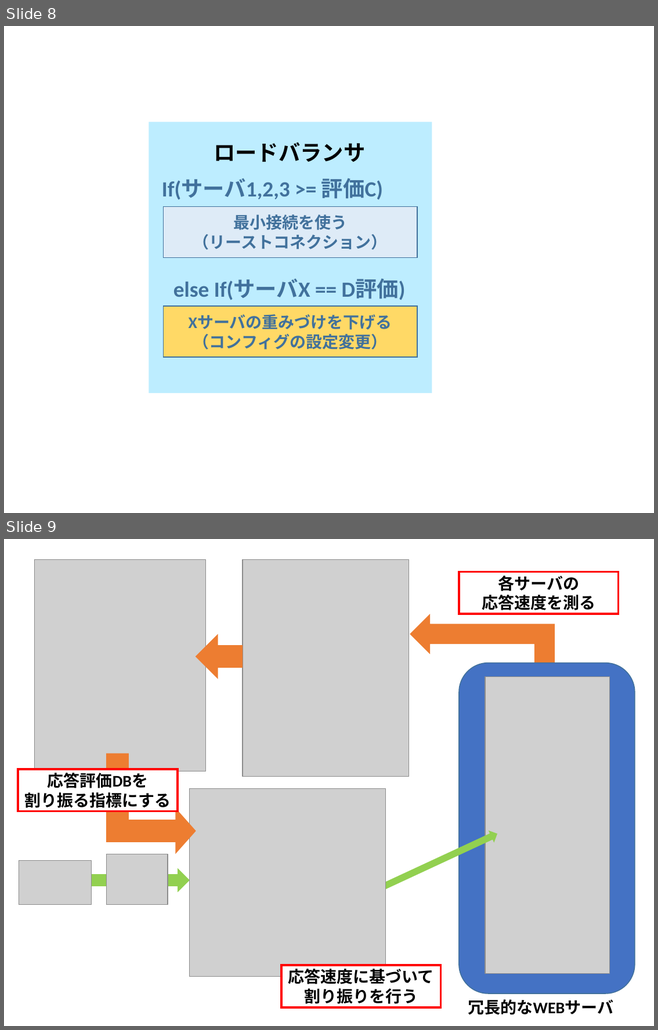
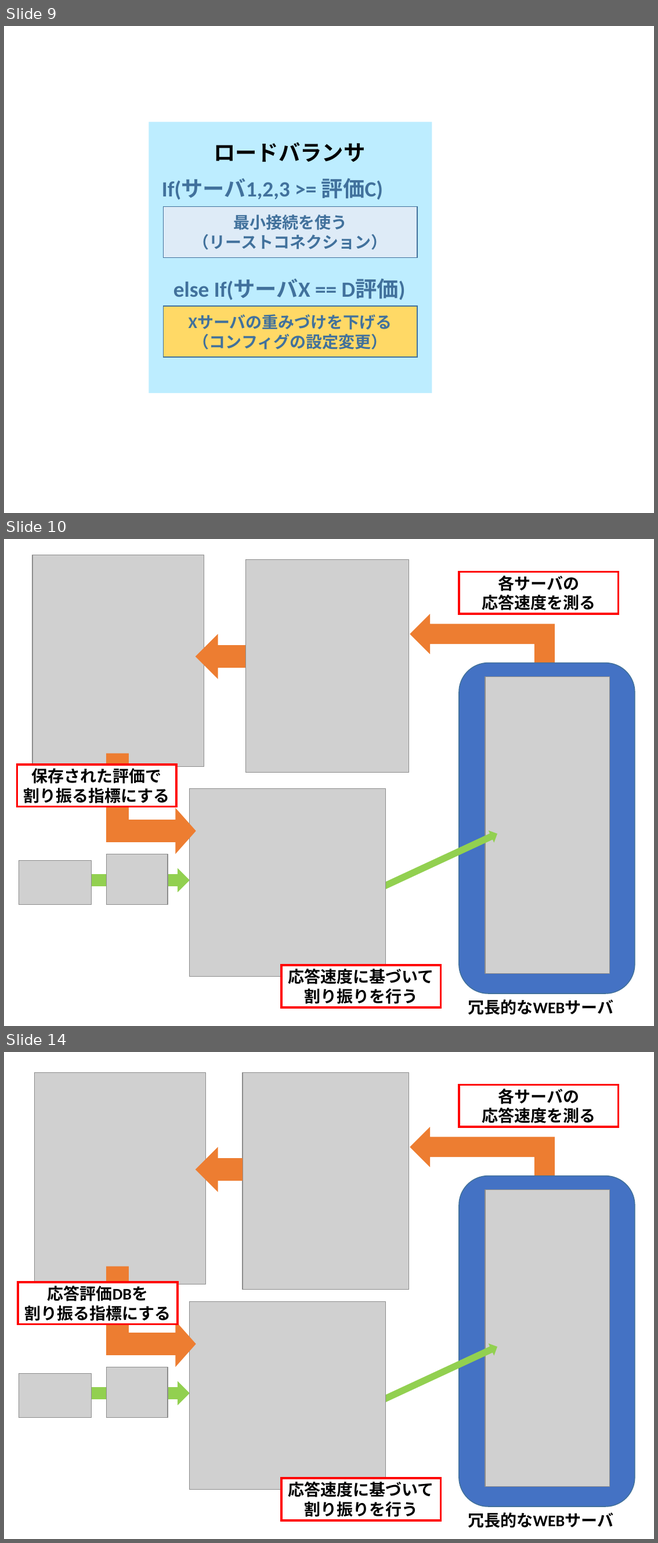
Before and after one commit to kait-takanolab/1821086_matsuo_thesis, a slide deck: meeting/1821086_matsuo_Chart.pptx. Shown one above the other, each under a label of ours: slides 8 and 9 before the commit, slides 9, 10 and 14 after it; the slides between them are not shown. The pictures are 658x1030 and 658x1543 pixels, drawn with LibreOffice and Linux fonts; fonts in the diff are those of the drawing; grey boxes stand for pictures; background and template pictures are left out. Boxes give left, top, right and bottom in pixels: in the first picture for what was removed or moved away, otherwise in the second. Text is boxed around its words. In the diff, an @@ line names an element or a change of style, - is before the commit and + after.

```diff
--- a/meeting/1821086_matsuo_Chart.pptx
+++ b/meeting/1821086_matsuo_Chart.pptx
@@ slide 10 added at bbox=[4, 539, 654, 1026], background #FFFFFF @@
@@ picture added at bbox=[32, 555, 204, 766] @@
@@ picture added at bbox=[246, 560, 409, 772] @@
@@ rectangle added at bbox=[459, 571, 618, 614], fill #FFFFFF, outline #FF0000 2.25 pt, 18 pt, text #000000, bold @@
+各サーバの
+応答速度を測る
@@ bent up arrow added at bbox=[409, 614, 554, 694], fill #ED7D31 @@
@@ right arrow added at bbox=[195, 634, 249, 679], fill #ED7D31 @@
@@ rounded rectangle added at bbox=[459, 663, 634, 994], fill #4472C4, outline #41719C 1 pt @@
@@ picture added at bbox=[485, 676, 610, 973] @@
@@ rectangle added at bbox=[17, 765, 176, 806], fill #FFFFFF, outline #FF0000 2.25 pt, 18 pt, text #000000, bold @@
+保存された評価で
+割り振る指標にする
@@ bent up arrow added at bbox=[106, 754, 196, 855], fill #ED7D31 @@
@@ picture added at bbox=[190, 789, 385, 977] @@
@@ right arrow added at bbox=[381, 828, 500, 893], fill #92D050 @@
@@ picture added at bbox=[19, 860, 91, 905] @@
@@ right arrow added at bbox=[75, 868, 189, 892], fill #92D050 @@
@@ picture added at bbox=[106, 854, 167, 905] @@
@@ rectangle added at bbox=[281, 966, 441, 1008], fill #FFFFFF, outline #FF0000 2.25 pt, 18 pt, text #000000, bold @@
+応答速度に基づいて
+割り振りを行う
@@ text added at bbox=[468, 1000, 613, 1015], 18 pt, text #000000, bold @@
+冗長的なWEBサーバ
@@ what was slide 8 is now slide 9 @@
@@ what was slide 9 is now slide 14 @@
```
Also in this commit, not shown: 2 slides changed, 5 other slides added.
